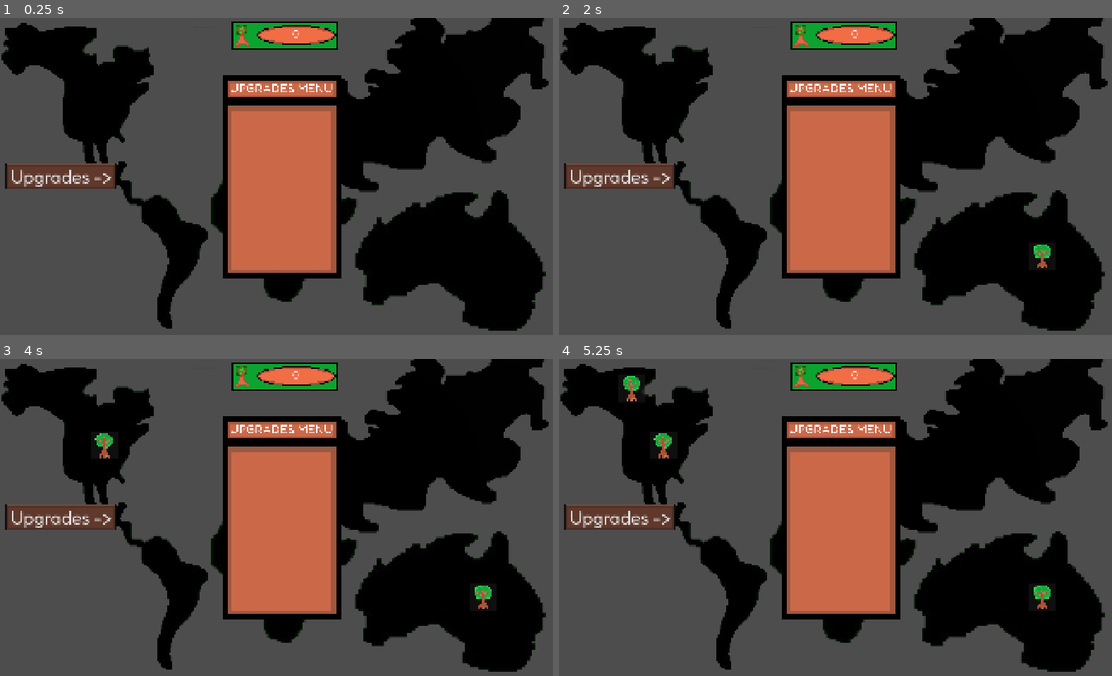
Above: before the commit, frames 1-4 (two rows, left to right).
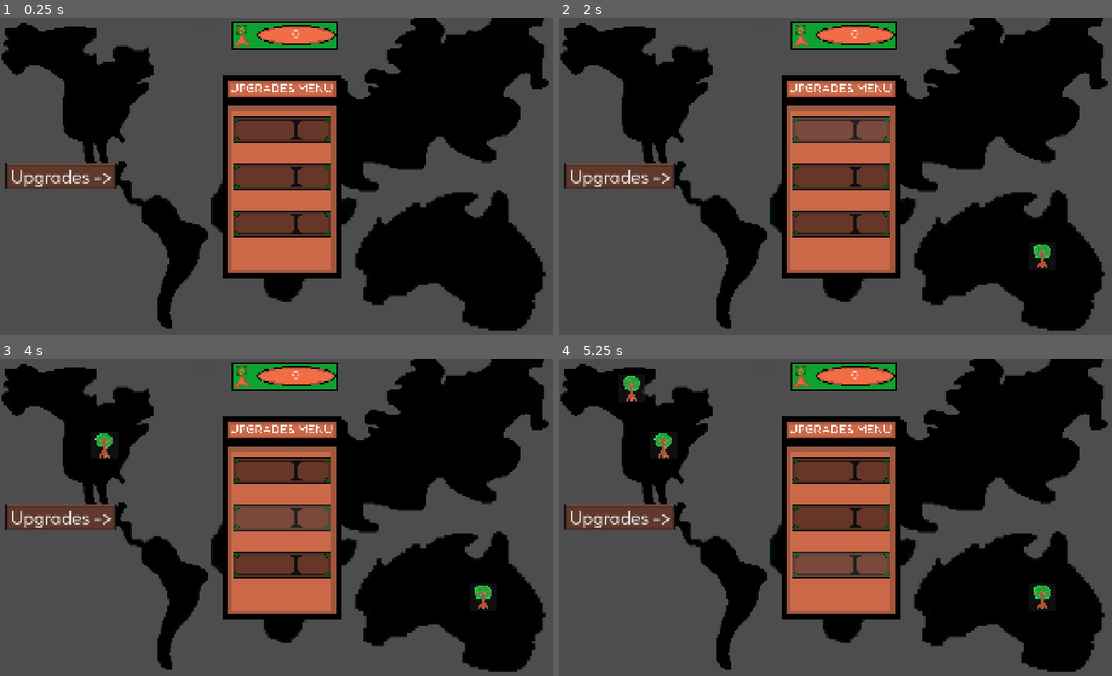
Above: after the commit, the same moments.

Repository: razsgriz/NatureStrikesBack
Game: Godot game, scene res://main.tscn
The game is run twice, just before and just after one commit, with the same random seed, the same clock (stepped at 60 frames per second) and the same inputs.
Inputs (mouse positions are in pixels of both pictures, inside the frame that each line leads up to):
- Up to frame 1 (0.25 s): no input
- Up to frame 2 (2 s): click "Upgrades ->" at 0.5 s; click (841, 128) at 1.27 s
- Up to frame 3 (4 s): click (282, 469) at 2.02 s; click (282, 469) at 2.77 s; click (282, 517) at 3.52 s
- Up to frame 4 (5.25 s): click (841, 565) at 4.27 s; click (818, 558) at 5.02 s

The runs differ from the first frame. In frame 1, 4.5% of the frame differs, in the area x 42-60%, y 30-70%; in frame 2, 4.5%; in frame 3, 4.5%; in frame 4, 4.5%.

Commit message:
this should work

Diff:
--- a/ui.tscn
+++ b/ui.tscn
@@ -59,41 +59,41 @@
 text = "UPGRADES MENU"
 horizontal_alignment = 1
 
-[node name="Upgrade1" parent="Upgrades" unique_id=1113633998 instance=ExtResource("9_n5rqp")]
+[node name="Upgrade4" parent="Upgrades" unique_id=1113633998 instance=ExtResource("9_n5rqp")]
 position = Vector2(0, -400)
 scale = Vector2(0.5, 0.5)
 
-[node name="Sprite2D2" type="Sprite2D" parent="Upgrades/Upgrade1" unique_id=1021506407]
+[node name="Sprite1" type="Sprite2D" parent="Upgrades/Upgrade4" unique_id=1021506407]
 texture = ExtResource("10_irxef")
 
-[node name="Button2" type="Button" parent="Upgrades/Upgrade1" unique_id=761729934]
+[node name="Button4" type="Button" parent="Upgrades/Upgrade4" unique_id=761729934]
 offset_left = -831.0
 offset_top = -219.0
 offset_right = 840.0
 offset_bottom = 218.0
 metadata/_edit_use_anchors_ = true
 
-[node name="Upgrade2" parent="Upgrades" unique_id=1130916354 instance=ExtResource("9_n5rqp")]
+[node name="Upgrade5" parent="Upgrades" unique_id=1130916354 instance=ExtResource("9_n5rqp")]
 scale = Vector2(0.5, 0.5)
 
-[node name="Sprite2D2" type="Sprite2D" parent="Upgrades/Upgrade2" unique_id=1069576704]
+[node name="Sprite2" type="Sprite2D" parent="Upgrades/Upgrade5" unique_id=1069576704]
 texture = ExtResource("10_irxef")
 
-[node name="Button2" type="Button" parent="Upgrades/Upgrade2" unique_id=1554293245]
+[node name="Button5" type="Button" parent="Upgrades/Upgrade5" unique_id=1554293245]
 offset_left = -831.0
 offset_top = -219.0
 offset_right = 840.0
 offset_bottom = 218.0
 metadata/_edit_use_anchors_ = true
 
-[node name="Upgrade3" parent="Upgrades" unique_id=1133554619 instance=ExtResource("9_n5rqp")]
+[node name="Upgrade6" parent="Upgrades" unique_id=1133554619 instance=ExtResource("9_n5rqp")]
 position = Vector2(0, 400)
 scale = Vector2(0.5, 0.5)
 
-[node name="Sprite2D2" type="Sprite2D" parent="Upgrades/Upgrade3" unique_id=816931353]
+[node name="Sprite3" type="Sprite2D" parent="Upgrades/Upgrade6" unique_id=816931353]
 texture = ExtResource("10_irxef")
 
-[node name="Button2" type="Button" parent="Upgrades/Upgrade3" unique_id=50568863]
+[node name="Button6" type="Button" parent="Upgrades/Upgrade6" unique_id=50568863]
 offset_left = -831.0
 offset_top = -219.0
 offset_right = 840.0
